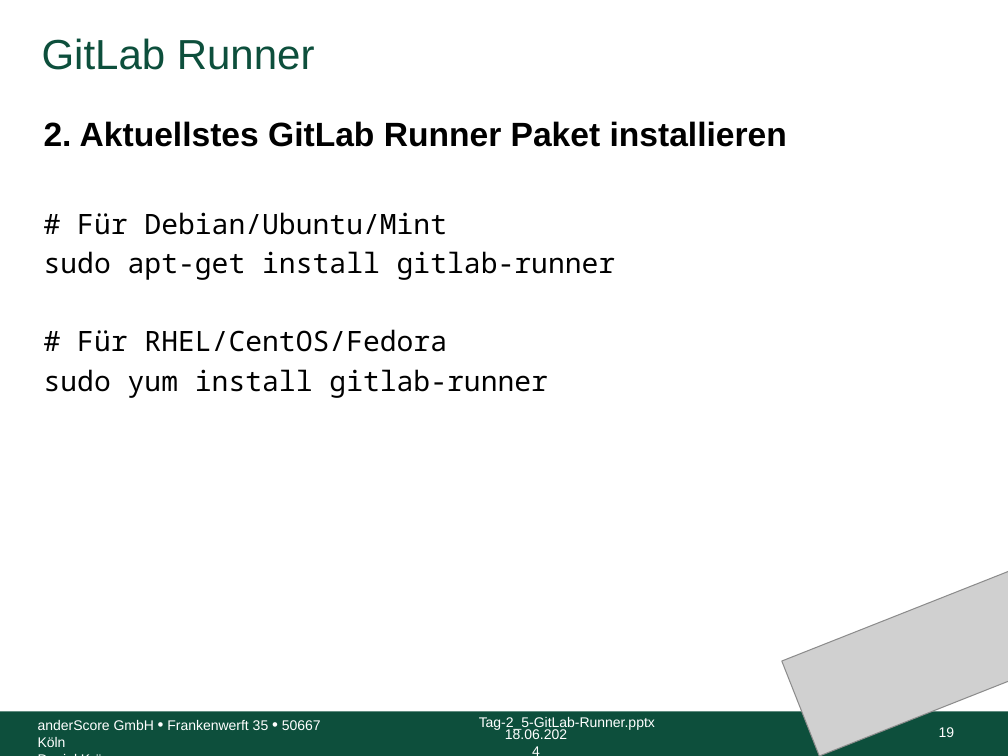
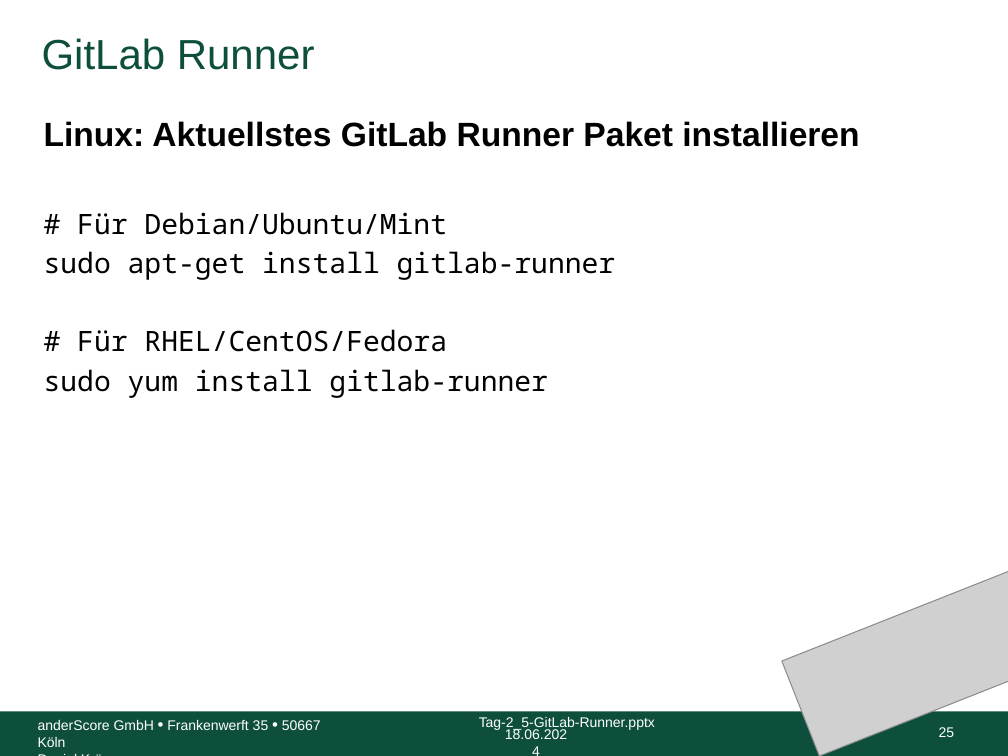
Before and after one commit to anderscore-gmbh/gitlab, a slide deck: slide 25 of slides/Tag-2_5-GitLab-Runner.pptx (slide 19 before the commit). Drawn at 1008x756 pixels with LibreOffice and Linux fonts; fonts in the diff are those of the drawing; grey boxes stand for pictures; background and template pictures are left out. Boxes give left, top, right and bottom in pixels: in the first picture for what was removed or moved away, otherwise in the second. Text is boxed around its words. In the diff, an @@ line names an element or a change of style, - is before the commit and + after.

```diff
--- a/slides/Tag-2_5-GitLab-Runner.pptx
+++ b/slides/Tag-2_5-GitLab-Runner.pptx
@@ text at <box>44,121,859,147</box>: text changed @@
-2. Aktuellstes GitLab Runner Paket installieren
+Linux: Aktuellstes GitLab Runner Paket installieren
@@ page number at <box>939,727,955,737</box>: text changed @@
-19
+25
```
Also in this commit, not shown: 26 other slides changed, 3 slides added, 2 slides removed, 1 other file.
